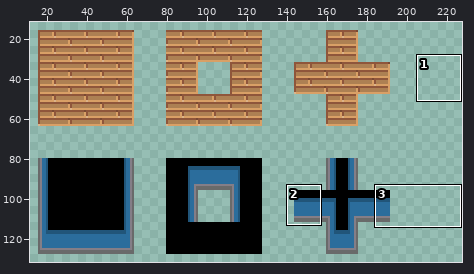
One commit to this pixel-art file: tilemap.aseprite. The first picture is a wide view before the edit; the outline marks the close-up.
Close-up. First the earlier version:
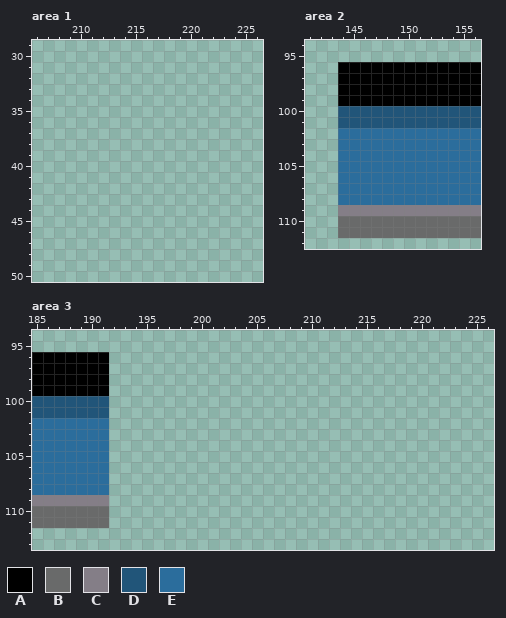
256x256 pixels, 1 frame. Shown: area 1: x 206..226, y 29..50; area 2: x 141..156, y 94..112; area 3: x 185..226, y 94..113. The old version is drawn lined up with the new one. The wide view leaves out empty margins.
Palette (. is transparent): A #000000  B #696a6a  C #847e87  D #215579  E #2b6d9c
Pixels before, area 2, first column x 144:
 96 AAAAAAAAAAAAA
 97 AAAAAAAAAAAAA
 98 AAAAAAAAAAAAA
 99 AAAAAAAAAAAAA
100 DDDDDDDDDDDDD
101 DDDDDDDDDDDDD
102 EEEEEEEEEEEEE
103 EEEEEEEEEEEEE
104 EEEEEEEEEEEEE
105 EEEEEEEEEEEEE
106 EEEEEEEEEEEEE
107 EEEEEEEEEEEEE
108 EEEEEEEEEEEEE
109 CCCCCCCCCCCCC
110 BBBBBBBBBBBBB
111 BBBBBBBBBBBBB
Pixels before, area 3, first column x 185:
 96 AAAAAAA
 97 AAAAAAA
 98 AAAAAAA
 99 AAAAAAA
100 DDDDDDD
101 DDDDDDD
102 EEEEEEE
103 EEEEEEE
104 EEEEEEE
105 EEEEEEE
106 EEEEEEE
107 EEEEEEE
108 EEEEEEE
109 CCCCCCC
110 BBBBBBB
111 BBBBBBB
Once edited:
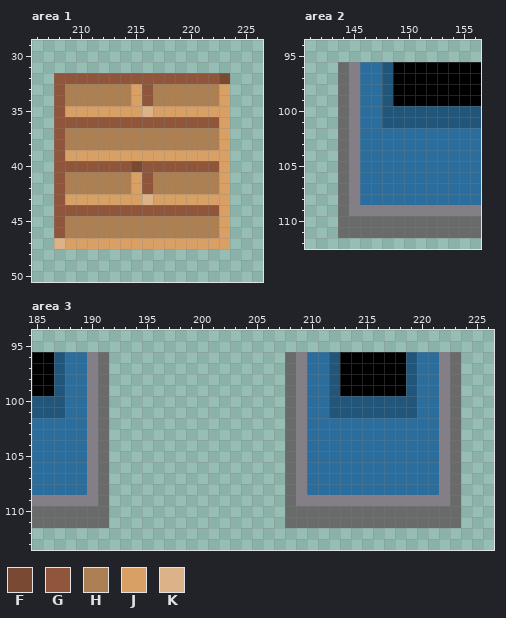
Colours new in this view: F #794933  G #8f563b  H #ad8053  J #d9a066  K #dcb389
Diff:
whole drawing moved by +16,+16 (the old picture is shown already moved)
Area 1:
Colour F now appears in row 32 at x 223; in row 40 at x 215.
Colour G now appears in row 32 at x 208 to 222; in rows 33 to 34 at x 208 and 216; in row 35 at x 208; in row 36 at x 208 to 222; in rows 37 to 39 at x 208; in row 40 at x 208 to 214 and 216 to 222.
Colour G now appears in rows 41 to 42 at x 208 and 216; in row 43 at x 208; in row 44 at x 208 to 222; in rows 45 to 46 at x 208.
Colour H now appears in rows 33 to 34 at x 209 to 214 and 217 to 222; in rows 37 to 38 at x 209 to 222; in rows 41 to 42 at x 209 to 214 and 217 to 222; in rows 45 to 46 at x 209 to 222.
Colour J now appears in rows 33 to 34 at x 215 and 223; in row 35 at x 209 to 215 and 217 to 223; in rows 36 to 38 at x 223; in row 39 at x 209 to 223; in row 40 at x 223; in rows 41 to 42 at x 215 and 223.
Colour J now appears in row 43 at x 209 to 215 and 217 to 223; in rows 44 to 46 at x 223; in row 47 at x 209 to 223.
Colour K now appears in row 35 at x 216; in row 43 at x 216; in row 47 at x 208.
Area 2:
The author changed colour A to colour B in rows 96 to 99 at x 144.
The author changed colour C to colour B in row 109 at x 144.
The author changed colour D to colour B in rows 100 to 101 at x 144.
The author changed colour E to colour B in rows 102 to 108 at x 144.
The author changed colour A to colour C in rows 96 to 99 at x 145.
The author changed colour D to colour C in rows 100 to 101 at x 145.
The author changed colour E to colour C in rows 102 to 108 at x 145.
The author changed colour A to colour D in rows 96 to 99 at x 148.
The author changed colour A to colour E in rows 96 to 99 at x 146 to 147.
The author changed colour D to colour E in rows 100 to 101 at x 146 to 147.
Area 3:
Colour A now appears in rows 96 to 99 at x 213 to 218.
Colour B now appears in rows 96 to 109 at x 208 and 223; in rows 110 to 111 at x 208 to 223.
The author changed colour A to colour B in rows 96 to 99 at x 191.
The author changed colour C to colour B in row 109 at x 191.
The author changed colour D to colour B in rows 100 to 101 at x 191.
The author changed colour E to colour B in rows 102 to 108 at x 191.
Colour C now appears in rows 96 to 108 at x 209 and 222; in row 109 at x 209 to 222.
The author changed colour A to colour C in rows 96 to 99 at x 190.
The author changed colour D to colour C in rows 100 to 101 at x 190.
The author changed colour E to colour C in rows 102 to 108 at x 190.
Colour D now appears in rows 96 to 99 at x 212 and 219; in rows 100 to 101 at x 212 to 219.
The author changed colour A to colour D in rows 96 to 99 at x 187.
Colour E now appears in rows 96 to 101 at x 210 to 211 and 220 to 221; in rows 102 to 108 at x 210 to 221.
The author changed colour A to colour E in rows 96 to 99 at x 188 to 189.
The author changed colour D to colour E in rows 100 to 101 at x 188 to 189.
Pixel boxes of the changes (left, top, right, bottom) in both close-ups:
added: (54, 73, 230, 249)
changed: (338, 62, 393, 216)
changed: (54, 352, 109, 506)
added: (285, 352, 461, 528)
